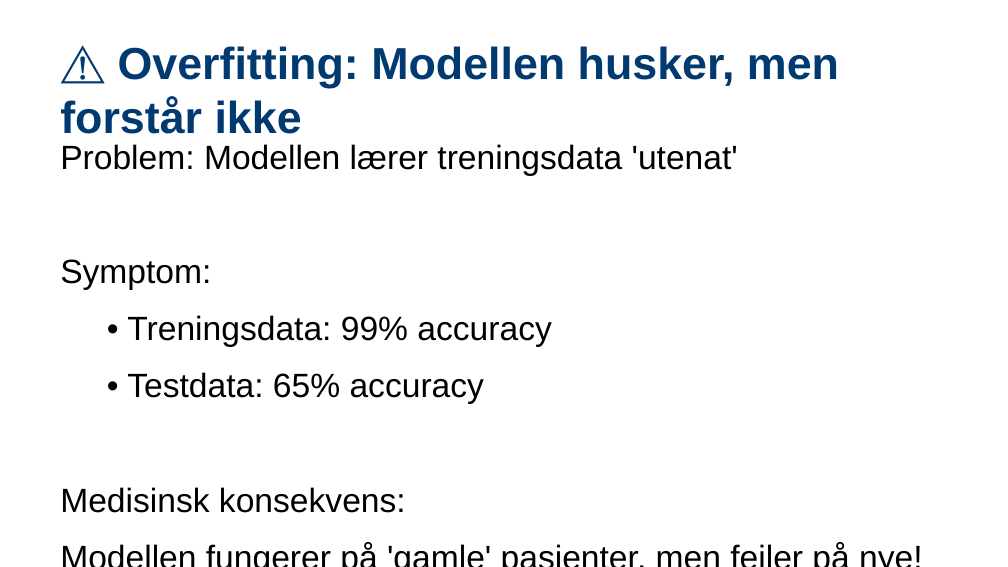
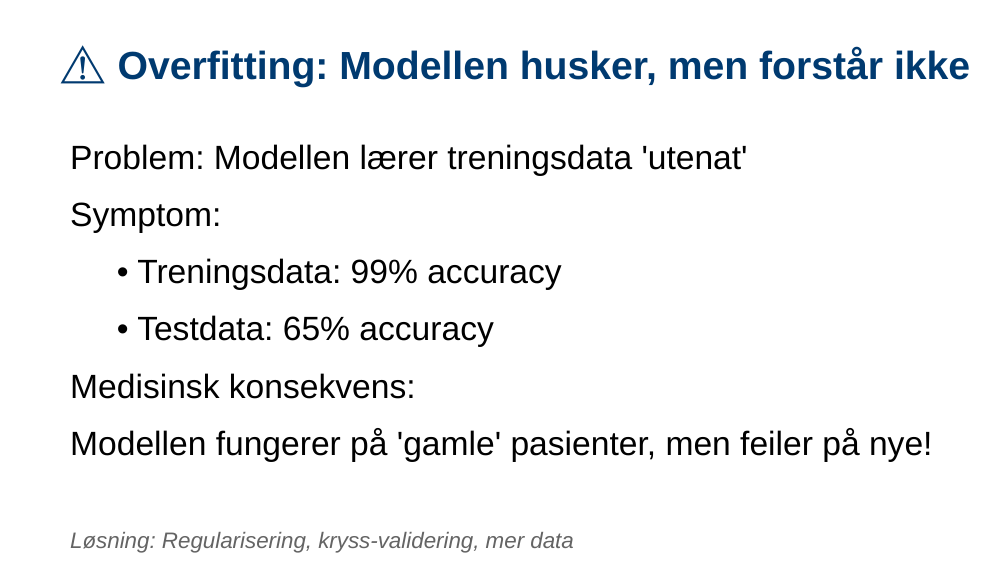
Before and after one commit to arvidl/ELMED219-2026, a slide deck: slide 13 of Lab0-ML/slides/ELMED219-2026_Lab0-ML_01-Enkle_eksempler-slides.pptx (slide 12 before the commit). Drawn at 1008x567 pixels with LibreOffice and Linux fonts; fonts in the diff are those of the drawing. Boxes give left, top, right and bottom in pixels: in the first picture for what was removed or moved away, otherwise in the second. Text is boxed around its words. In the diff, an @@ line names an element or a change of style, - is before the commit and + after.

```diff
--- a/Lab0-ML/slides/ELMED219-2026_Lab0-ML_01-Enkle_eksempler-slides.pptx
+++ b/Lab0-ML/slides/ELMED219-2026_Lab0-ML_01-Enkle_eksempler-slides.pptx
@@ text "⚠️ Overfitting: Modellen husker, men ..." at bbox=[118, 48, 970, 87]: size 32 to 28 pt @@
@@ text "Problem: Modellen lærer treningsdata 'utenat'" rewrapped from bbox=[60, 144, 738, 513] to bbox=[70, 144, 932, 462] @@
@@ text added at bbox=[70, 532, 573, 553], 16 pt, text #646464, italic @@
+Løsning: Regularisering, kryss-validering, mer data
```
Also in this commit, not shown: 17 other slides changed, 1 slide added, 10 other files.
